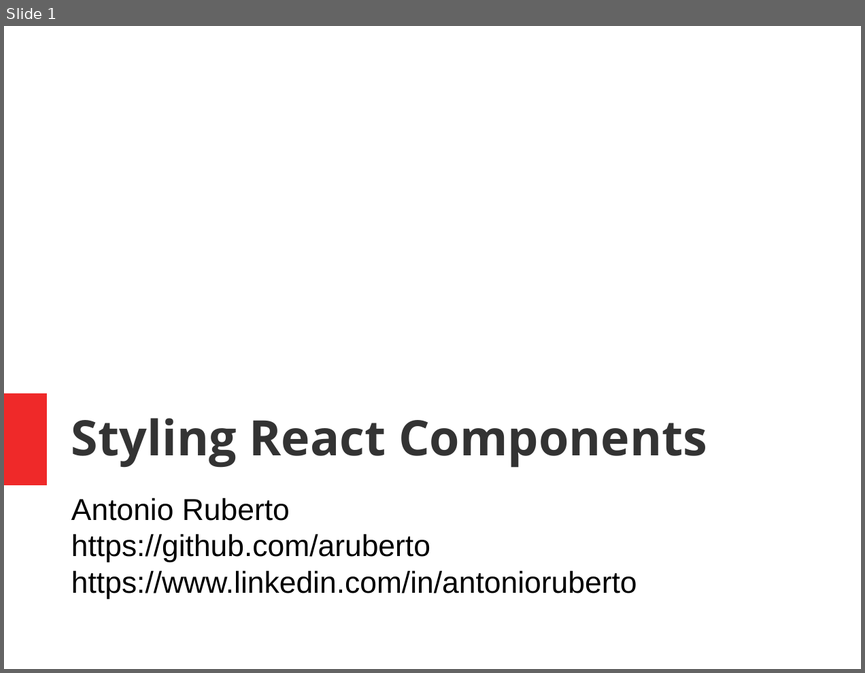
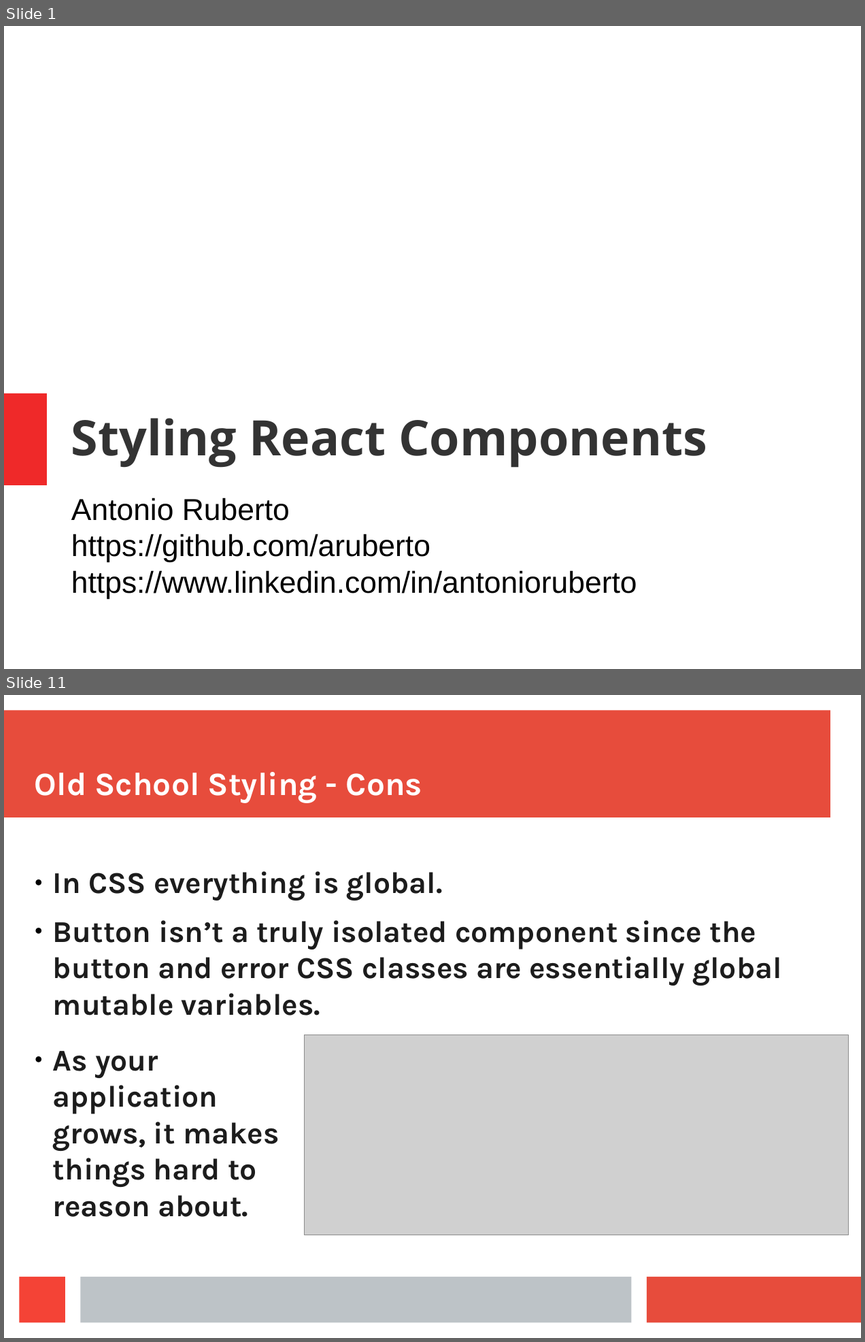
Before and after one commit to aruberto/styling-javascript-components, a slide deck: styling_react_components.odp. Shown one above the other, each under a label of ours: slide 1 before the commit, slides 1 and 11 after it; the slides between them are not shown. The pictures are 865x673 and 865x1342 pixels, drawn with LibreOffice and Linux fonts; fonts in the diff are those of the drawing; grey boxes stand for pictures. Boxes give left, top, right and bottom in pixels: in the first picture for what was removed or moved away, otherwise in the second. Text is boxed around its words. In the diff, an @@ line names an element or a change of style, - is before the commit and + after.

```diff
--- a/styling_react_components.odp
+++ b/styling_react_components.odp
@@ slide 11 added at <box>4,695,861,1338</box>, background #FFFFFF @@
@@ rectangle added at <box>4,711,830,818</box>, fill #E74C3C @@
@@ title added at <box>35,772,422,803</box>, 30.1 pt, text #FFFFFF, bold @@
+Old School Styling - Cons
@@ text added at <box>53,871,782,1015</box>, 28 pt, text #1C1C1C, bold @@
+● In CSS everything is global.
+● Button isn’t a truly isolated component since the button and error CSS classes are essentially global mutable variables.
@@ picture added at <box>304,1035,849,1236</box> @@
@@ text added at <box>53,1051,279,1217</box>, 28 pt, text #1C1C1C, bold @@
+● As your application grows, it makes things hard to reason about.
@@ rectangle added at <box>20,1276,65,1323</box>, fill #F44336 @@
@@ rectangle added at <box>80,1276,632,1323</box>, fill #BDC3C7 @@
@@ rectangle added at <box>647,1276,861,1323</box>, fill #E74C3C @@
```
Also in this commit, not shown: 15 other slides added, 1 slide removed.
